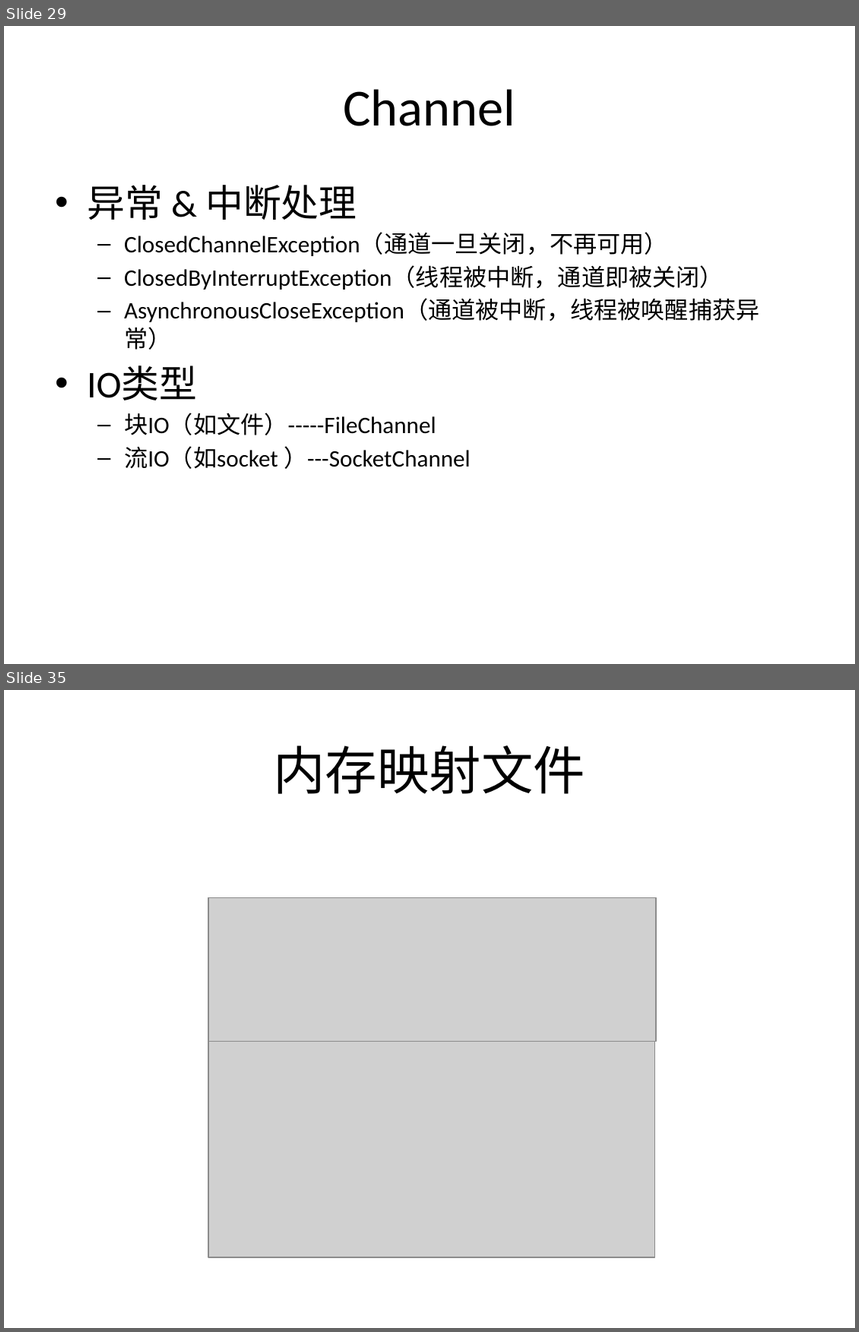
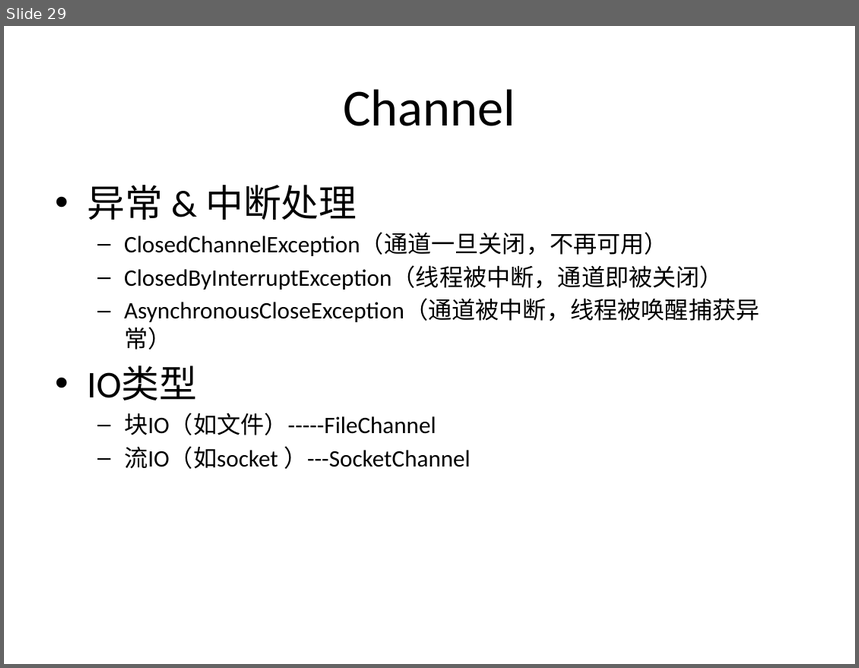
Before and after one commit to guhanjie/Knowledge-sharing, a slide deck: 扒一扒Java IO那些事儿.pptx. Shown one above the other, each under a label of ours: slides 29 and 35 before the commit, slide 29 after it; the slides between them are not shown. The pictures are 859x1332 and 859x668 pixels, drawn with LibreOffice and Linux fonts; fonts in the diff are those of the drawing; grey boxes stand for pictures. Boxes give left, top, right and bottom in pixels: in the first picture for what was removed or moved away, otherwise in the second. Text is boxed around its words. In the diff, an @@ line names an element or a change of style, - is before the commit and + after.

```diff
--- a/扒一扒Java IO那些事儿.pptx
+++ b/扒一扒Java IO那些事儿.pptx
@@ slide 35 removed at [4,690,855,1328], background #FFFFFF @@
@@ title removed at [273,745,585,794] @@
-内存映射文件
@@ picture removed at [208,897,656,1042] @@
@@ picture removed at [208,1042,655,1258] @@
```
Also in this commit, not shown: 7 slides changed, 1 slide added, 2 other slides removed.
